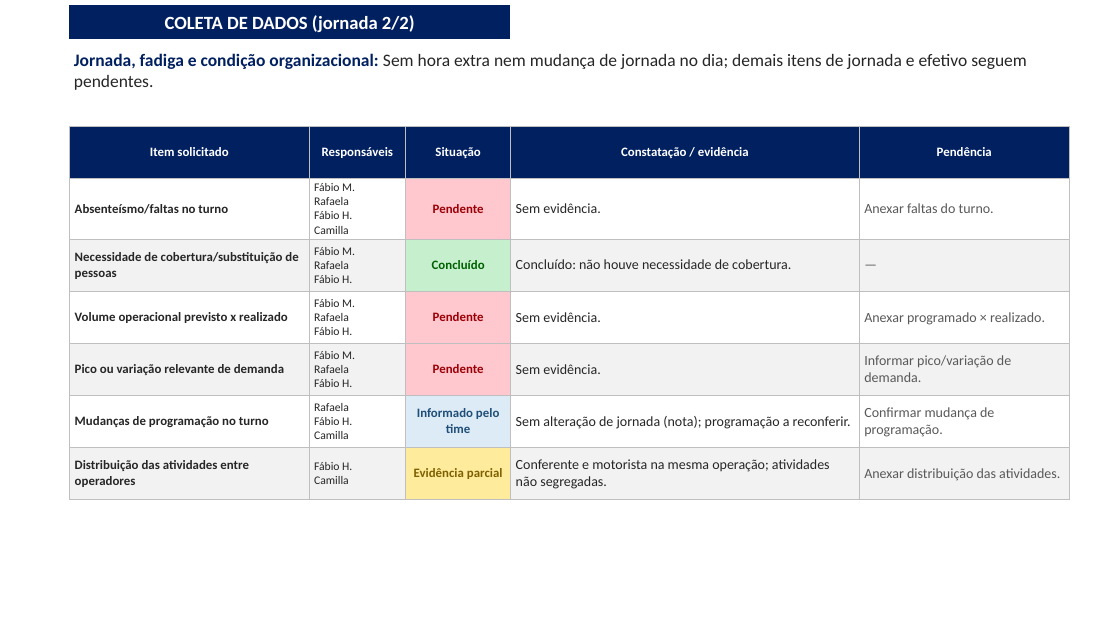
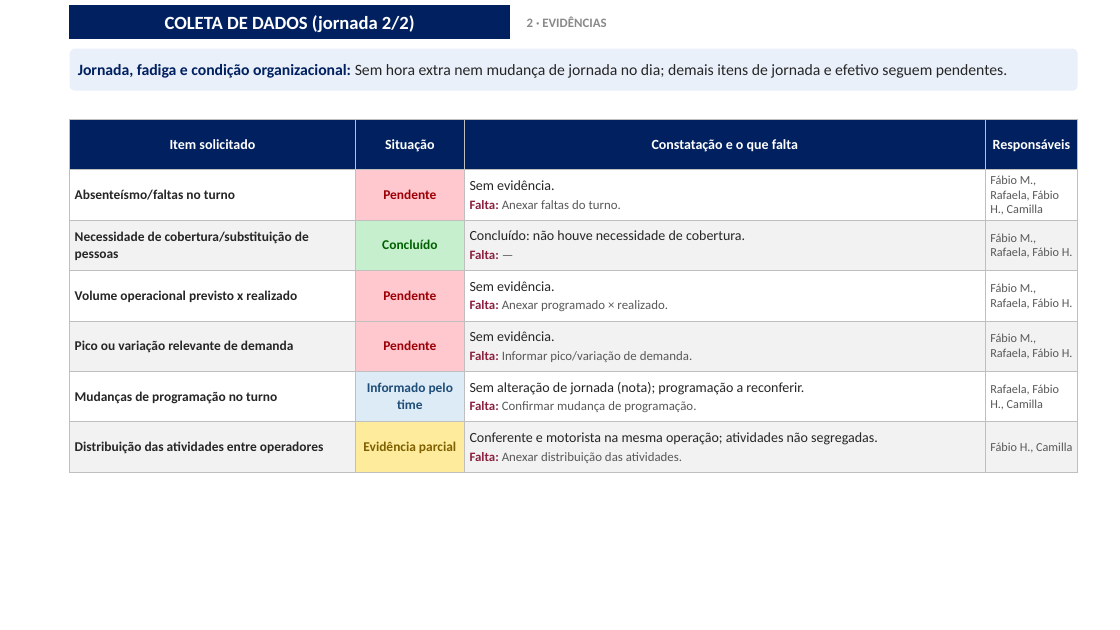
Before and after one commit to luantavarez9/hospital-seguro, a slide deck: slide 14 of entrega_acidente_GRU1/Apresentacao_Ocorrencia_Acidente_GRU_I.pptx (slide 13 before the commit). Drawn at 1120x630 pixels with LibreOffice and Linux fonts; fonts in the diff are those of the drawing; background and template pictures are left out. Boxes give left, top, right and bottom in pixels: in the first picture for what was removed or moved away, otherwise in the second. Text is boxed around its words. In the diff, an @@ line names an element or a change of style, - is before the commit and + after.

```diff
--- a/entrega_acidente_GRU1/Apresentacao_Ocorrencia_Acidente_GRU_I.pptx
+++ b/entrega_acidente_GRU1/Apresentacao_Ocorrencia_Acidente_GRU_I.pptx
@@ text added at [527, 16, 606, 27], 11 pt, text #8A8A8A, bold @@
+2 · EVIDÊNCIAS
@@ rounded rectangle "Jornada, fadiga e condição organizacional: ...": place and size @@
-rounded rectangle "Jornada, fadiga e condição organizacional: ..." at [74, 53, 1027, 90]
+rounded rectangle "Jornada, fadiga e condição organizacional: ..." at [70, 49, 1078, 91]
@@ rounded rectangle "Jornada, fadiga e condição organizacional: ..." at [70, 49, 1078, 91]: size 15 to 13.5 pt; less space between paragraphs; vertical alignment top to middle; fill none to #EAF0FA @@
@@ table at [70, 119, 1078, 472] @@
-column 2: Responsáveis | Fábio M. / Rafaela / Fábio H. / Camilla | Fábio M. / Rafaela / Fábio H. | Fábio M. / Rafaela / Fábio H. | Fábio M. / Rafaela / Fábio H. | Rafaela / Fábio H. / Camilla | Fábio H. / Camilla
-column 4: Constatação / evidência | Sem evidência. | Concluído: não houve necessidade de cobertura. | Sem evidência. | Sem evidência. | Sem alteração de jornada (nota); programação a reconferir. | Conferente e motorista na mesma operação; atividades não segregadas.
+column 3: Constatação e o que falta | Sem evidência. / Falta: Anexar faltas do turno. | Concluído: não houve necessidade de cobertura. / Falta: — | Sem evidência. / Falta: Anexar programado × realizado. | Sem evidência. / Falta: Informar pico/variação de demanda. | Sem alteração de jornada (nota); programação a reconferir. / Falta: Confirmar mudança de programação. | Conferente e motorista na mesma operação; atividades não segregadas. / Falta: Anexar distribuição das atividades.
-column 5: Pendência | Anexar faltas do turno. | — | Anexar programado × realizado. | Informar pico/variação de demanda. | Confirmar mudança de programação. | Anexar distribuição das atividades.
+column 4: Responsáveis | Fábio M., Rafaela, Fábio H., Camilla | Fábio M., Rafaela, Fábio H. | Fábio M., Rafaela, Fábio H. | Fábio M., Rafaela, Fábio H. | Rafaela, Fábio H., Camilla | Fábio H., Camilla
@@ table: place and size @@
-table at [70, 126, 1070, 493]
+table at [70, 119, 1078, 472]
```
Also in this commit, not shown: 19 other slides changed, 2 slides added, 1 slide removed, 33 other files.
